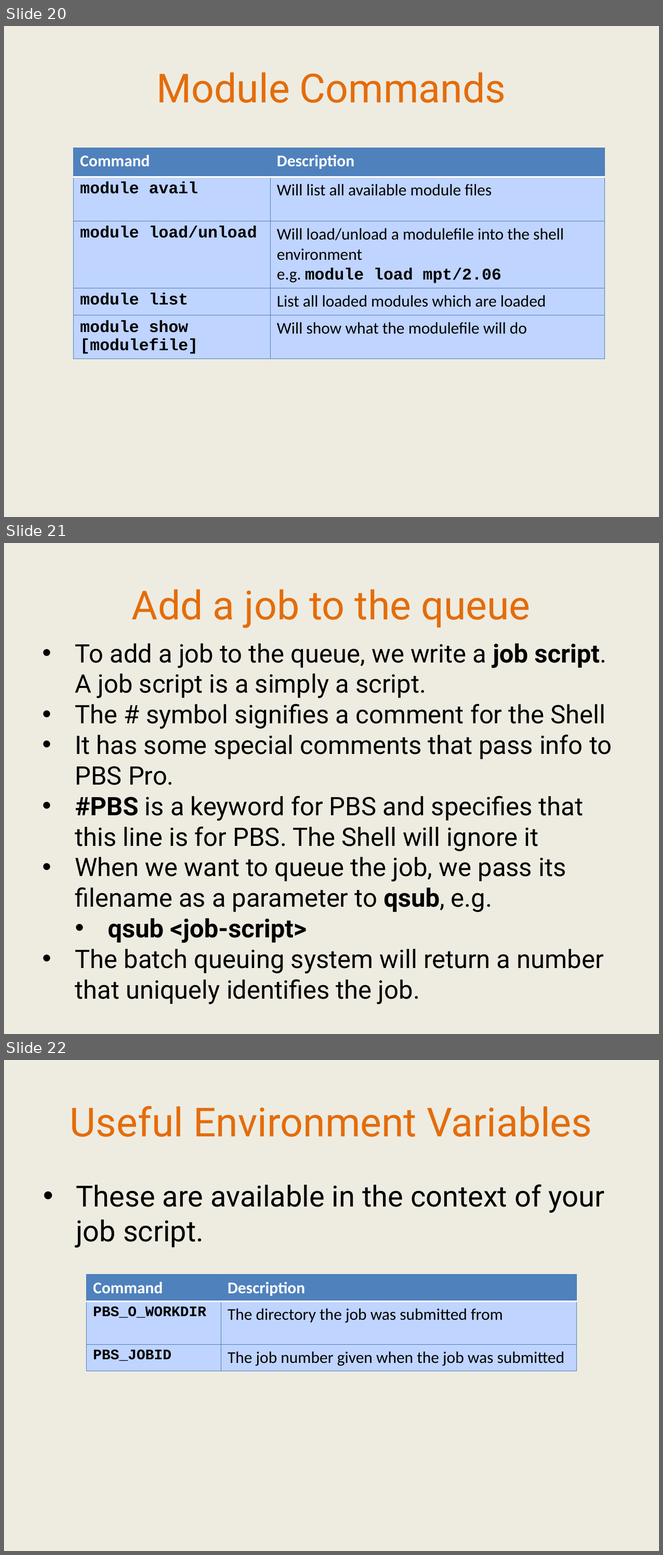
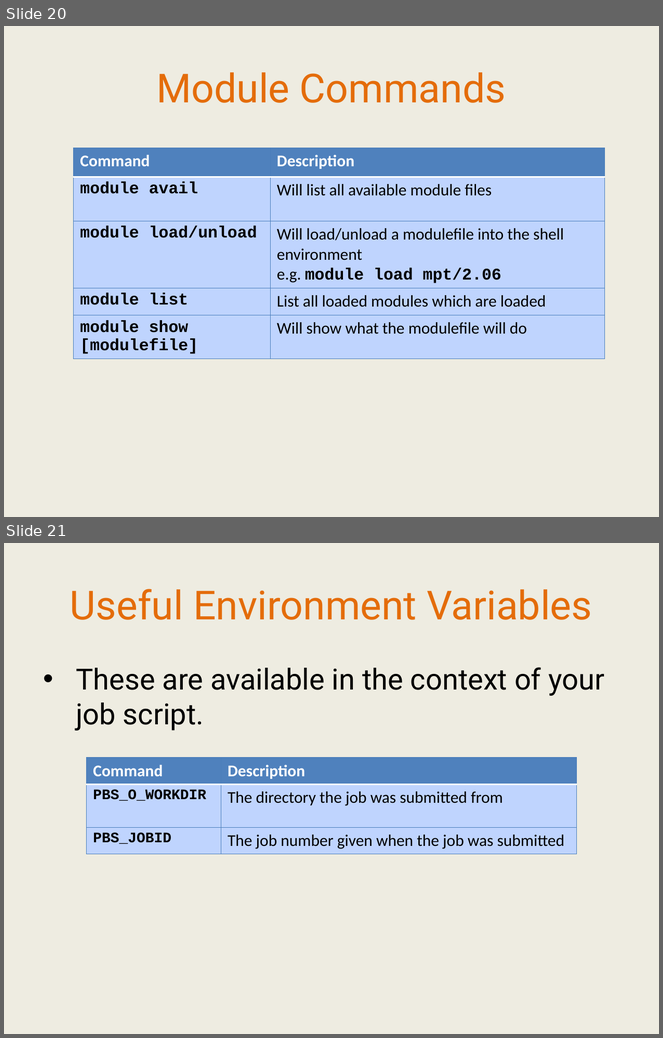
Before and after one commit to IntersectAustralia/TrainingMaterials, a slide deck: hpc1/03 HPC - Slides.pptx. Shown one above the other, each under a label of ours: slides 20, 21 and 22 before the commit, slides 20 and 21 after it. The pictures are 663x1555 and 663x1038 pixels, drawn with LibreOffice and Linux fonts; fonts in the diff are those of the drawing. Boxes give left, top, right and bottom in pixels: in the first picture for what was removed or moved away, otherwise in the second. Text is boxed around its words. In the diff, an @@ line names an element or a change of style, - is before the commit and + after.

```diff
--- a/hpc1/03 HPC - Slides.pptx
+++ b/hpc1/03 HPC - Slides.pptx
@@ slide 21 removed at (4,543,659,1034), background #EEECE1 @@
@@ text removed at (132,589,530,628) @@
-Add a job to the queue
@@ text removed at (75,643,612,969) @@
-• To add a job to the queue, we write a job script. A job script is a simply a script.
-• The # symbol signifies a comment for the Shell
-• It has some special comments that pass info to PBS Pro.
-• #PBS is a keyword for PBS and specifies that this line is for PBS. The Shell will ignore it
-• When we want to queue the job, we pass its filename as a parameter to qsub, e.g.
-  • qsub <job-script>
-• The batch queuing system will return a number that uniquely identifies the job.
@@ what was slide 22 is now slide 21 @@
```
Also in this commit, not shown: 4 slides changed, 2 other slides removed, 1 other file.
